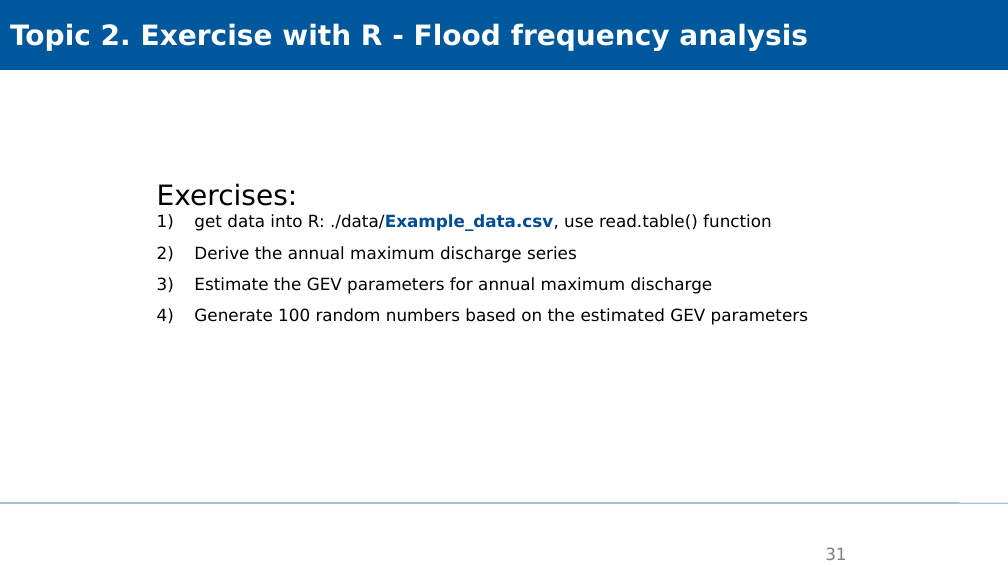
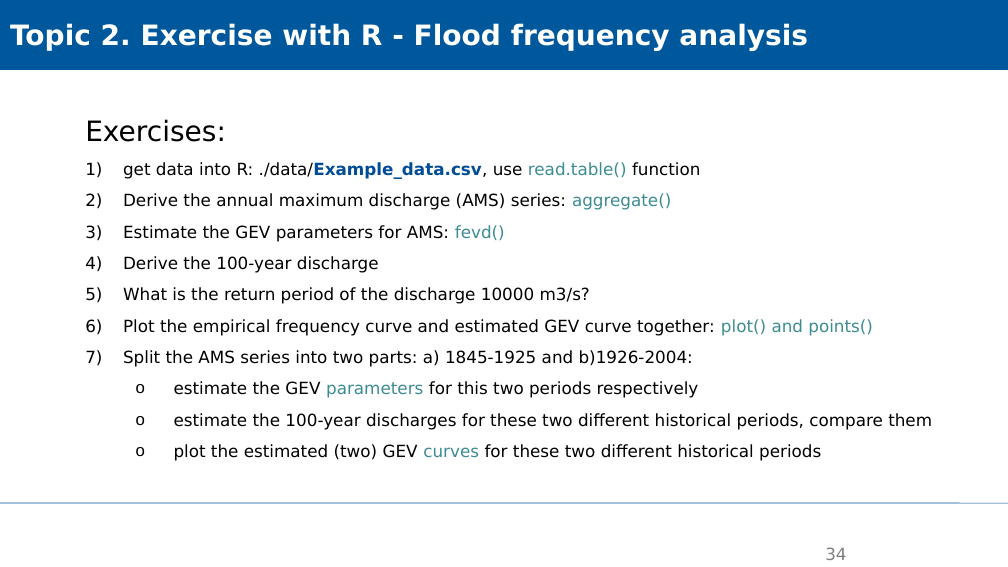
Before and after one commit to XiaoxiangGuanGFZ/FloodRiskSeminar, a slide deck: slide 34 of slides/FRS_exercise_R.pptx (slide 31 before the commit). Drawn at 1008x567 pixels with LibreOffice and Linux fonts; fonts in the diff are those of the drawing; background and template pictures are left out. Boxes give left, top, right and bottom in pixels: in the first picture for what was removed or moved away, otherwise in the second. Text is boxed around its words. In the diff, an @@ line names an element or a change of style, - is before the commit and + after.

```diff
--- a/slides/FRS_exercise_R.pptx
+++ b/slides/FRS_exercise_R.pptx
@@ text "Exercises:": place and size @@
-text "Exercises:" at <box>157,183,808,325</box>
+text "Exercises:" at <box>85,119,932,461</box>
@@ text at <box>85,119,701,179</box>: text colour #000000 to #3C8C93 in "read.table()"; more space between paragraphs @@
@@ text at <box>123,193,932,461</box>: text changed @@
-2) Derive the annual maximum discharge series
-3) Estimate the GEV parameters for annual maximum discharge
-4) Generate 100 random numbers based on the estimated GEV parameters
+2) Derive the annual maximum discharge (AMS) series: aggregate()
+3) Estimate the GEV parameters for AMS: fevd()
+4) Derive the 100-year discharge
+5) What is the return period of the discharge 10000 m3/s?
+6) Plot the empirical frequency curve and estimated GEV curve together: plot() and points()
+7) Split the AMS series into two parts: a) 1845-1925 and b)1926-2004:
+  o estimate the GEV parameters for this two periods respectively
+  o estimate the 100-year discharges for these two different historical periods, compare them
+  o plot the estimated (two) GEV curves for these two different historical periods
@@ page number at <box>825,547,846,560</box>: text changed @@
-31
+34
```
Also in this commit, not shown: 3 other slides changed, 4 slides added, 1 slide removed, 4 other files.
